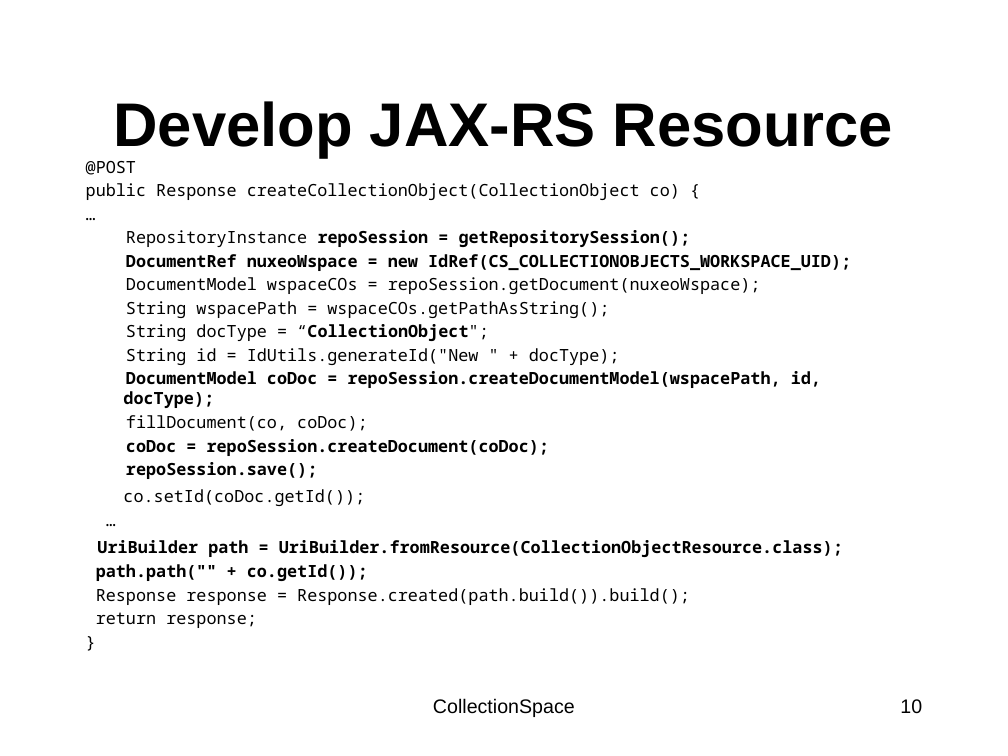
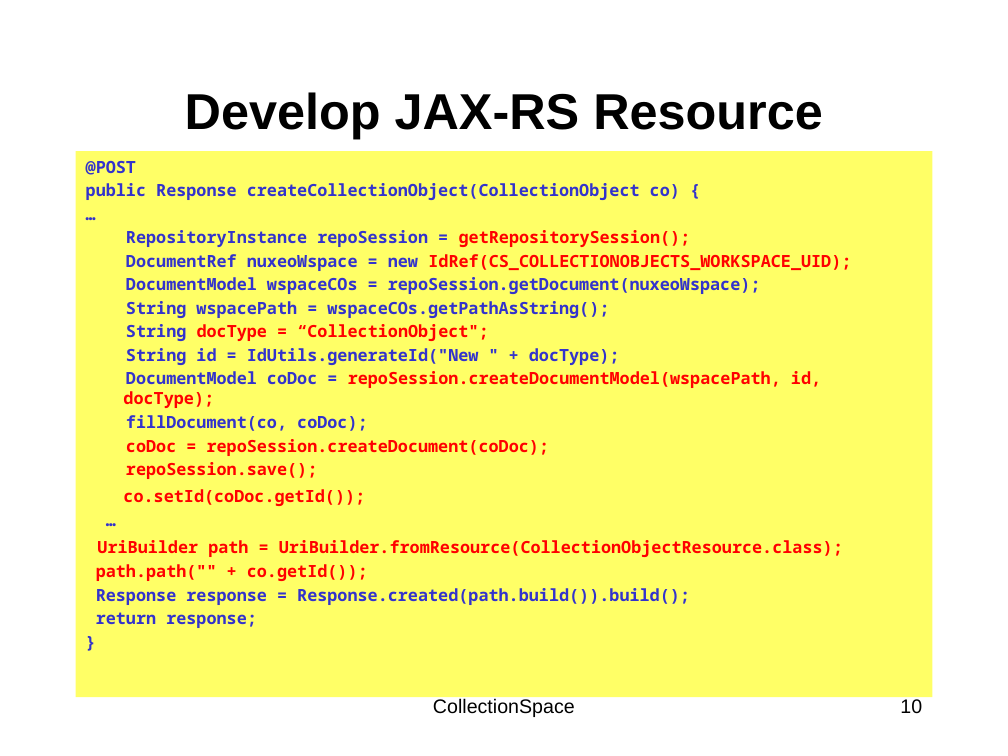
Before and after one commit to walkerart/services, a slide deck: slide 10 of docs/allteam-061409-toronto/Toronto_BehindTheScenes.pptx. Drawn at 1008x756 pixels with LibreOffice and Linux fonts; fonts in the diff are those of the drawing; background and template pictures are left out. Boxes give left, top, right and bottom in pixels: in the first picture for what was removed or moved away, otherwise in the second. Text is boxed around its words. In the diff, an @@ line names an element or a change of style, - is before the commit and + after.

```diff
--- a/docs/allteam-061409-toronto/Toronto_BehindTheScenes.pptx
+++ b/docs/allteam-061409-toronto/Toronto_BehindTheScenes.pptx
@@ title "Develop JAX-RS Resource" at (185,92,823,139): size 44 to 36 pt @@
@@ text "@POST": place and size @@
-text "@POST" at (86,161,851,628)
+text "@POST" at (76,151,932,698)
@@ text "@POST" at (76,151,932,698): text colour #000000 to #3333CC in "@POST", "public Response createCollectionObject(CollectionObject co)  ...", "…", "RepositoryInstance repoSession =" and 11 more places; bold on in "@POST", "public Response createCollectionObject(CollectionObject co)  ...", "…", "RepositoryInstance" and 10 more places; text colour #000000 to #FF0000 in "getRepositorySession();", "IdRef(CS_COLLECTIONOBJECTS_WORKSPACE_UID);", "docType = “CollectionObject";", "repoSession.createDocumentModel(wspacePath, id, docType);" and 5 more places; fill none to #FFFF66 @@
```
Also in this commit, not shown: 10 other slides changed, 2 slides added, 1 slide removed.
